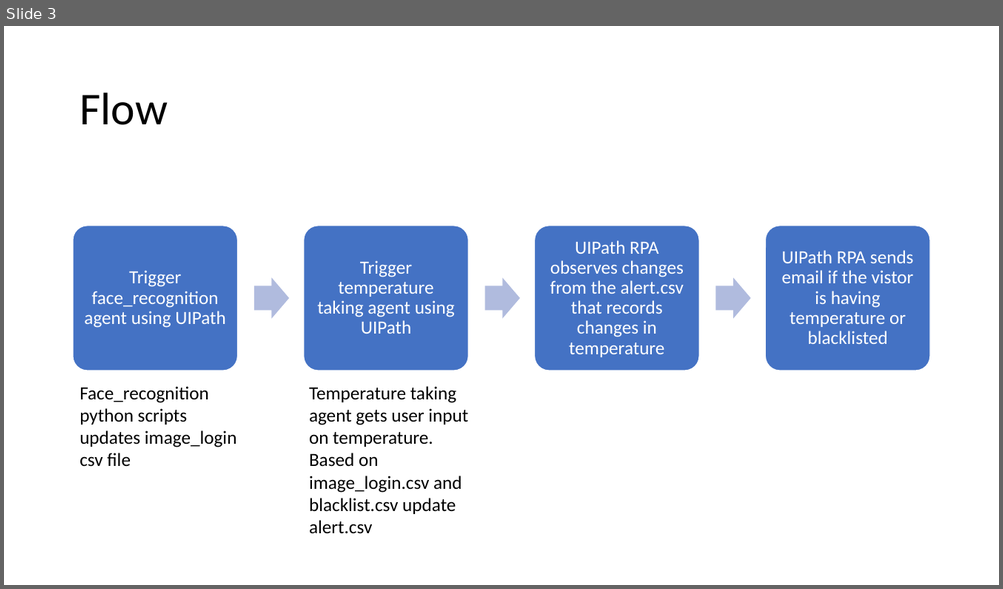
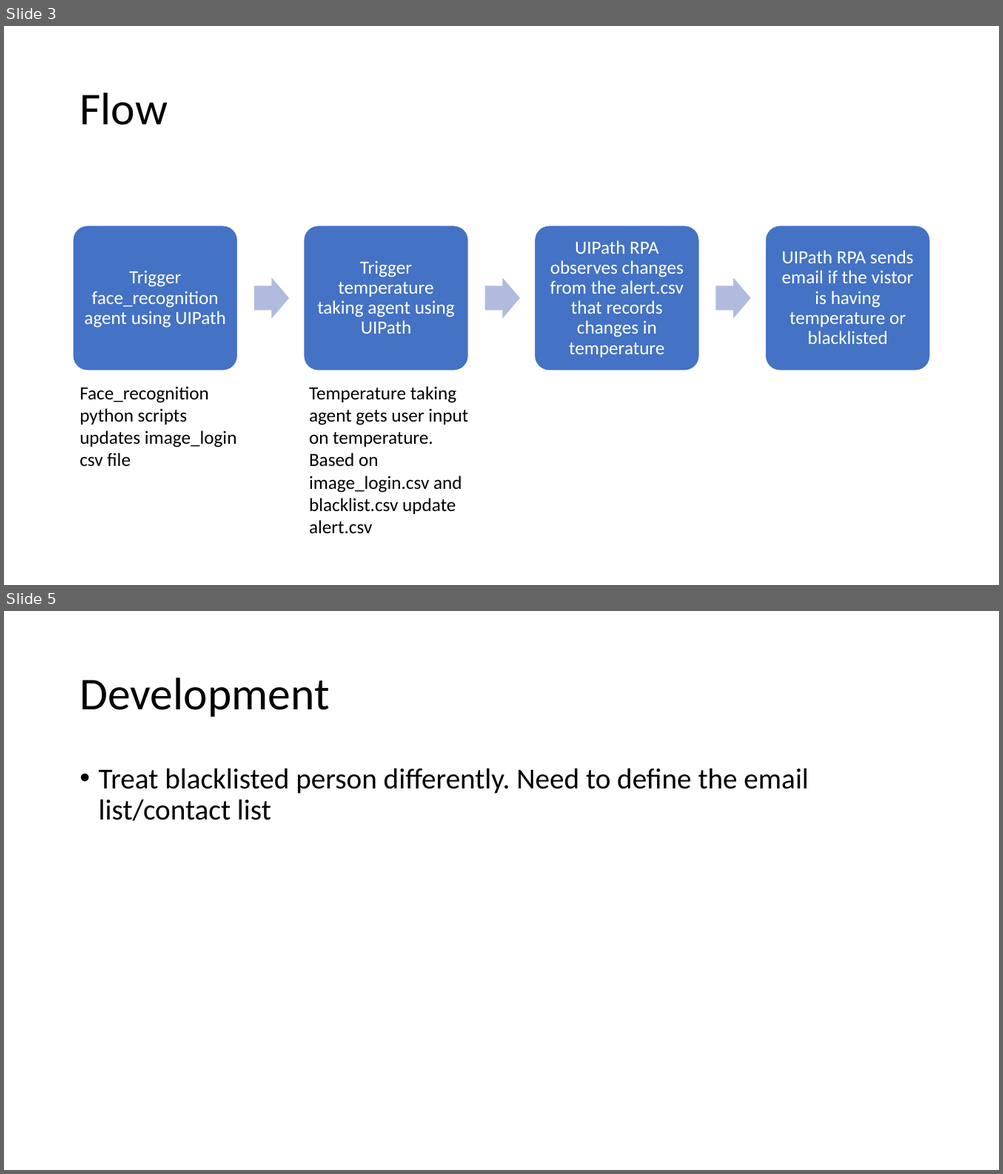
Before and after one commit to optimusium/ipaca, a slide deck: Temperature Screening IPA.pptx. Shown one above the other, each under a label of ours: slide 3 before the commit, slides 3 and 5 after it; the slides between them are not shown. The pictures are 1003x589 and 1003x1174 pixels, drawn with LibreOffice and Linux fonts; fonts in the diff are those of the drawing. Boxes give left, top, right and bottom in pixels: in the first picture for what was removed or moved away, otherwise in the second. Text is boxed around its words. In the diff, an @@ line names an element or a change of style, - is before the commit and + after.

```diff
--- a/Temperature Screening IPA.pptx
+++ b/Temperature Screening IPA.pptx
@@ slide 5 added at [4, 611, 999, 1170], background #FFFFFF @@
@@ title added at [79, 678, 329, 717], 44 pt, text #000000 @@
+Development
@@ text added at [99, 768, 808, 821], 28 pt, text #000000 @@
+• Treat blacklisted person differently. Need to define the email list/contact list
```
Also in this commit, not shown: 1 other slide added.
